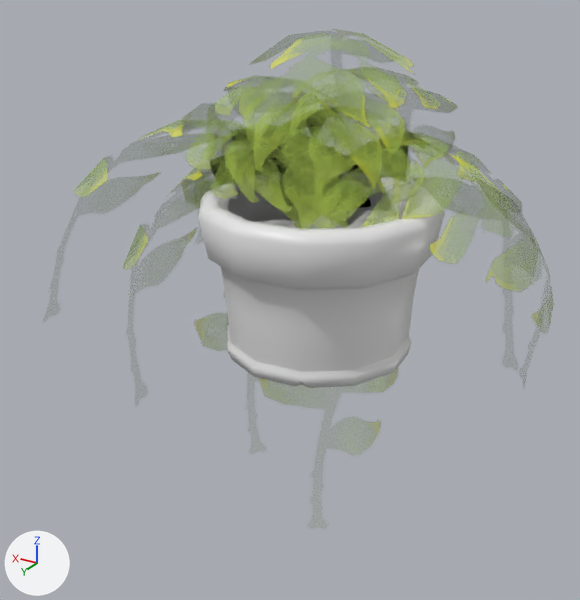
A saved change to the FBX model Assets/Models/Environment/Plants/newPlants/PlantSmall_01.fbx.
The view is the same before and after, from a 50 mm camera at (-3.39, 6.17, 3.46) aimed at (0.98, -1.11, -0.18). Lighting does not change. The marker at lower left points along +X, +Y and +Z. The picture after the commit comes second. Where no turn or scale is listed for an object, it has been applied to the vertices.

Before the edit, the objects in view are built like this:
```python
me_cylinder_120 = bpy.data.meshes.new('Cylinder.120')
me_cylinder_120.from_pydata(...)  # 384 vertices, 760 faces; spans x -1.1..1.1, y -1.1..1.1, z -0.03..1.45
# faces by material slot: [10, 216, 106, 428]
me_cylinder_120.materials.append(mat_gradient)  # picture img_gradient_texture_palette_01_png
me_cylinder_120.materials.append(mat_skincolor)  # white #e7e7e7
me_cylinder_120.materials.append(mat_yellow)  # white #e7e7e7
me_cylinder_120.materials.append(mat_m_edgeline)  # white #e7e7e7
me_plane_092 = bpy.data.meshes.new('Plane.092')
me_plane_092.from_pydata(...)  # 485 vertices, 688 faces; spans x -2.0..3.27, y -3.63..1.24, z -4.62..1.82
me_plane_092.materials.append(mat_m_plants_01)
ob_plane_142 = bpy.data.objects.new('Plane.142', me_plane_092)
ob_plane_142.location = (0.07, 0.02, 0.99)
ob_pot_004 = bpy.data.objects.new('Pot.004', me_cylinder_120)
ob_pot_004.location = (0.0, 0.0, 0.0)
```
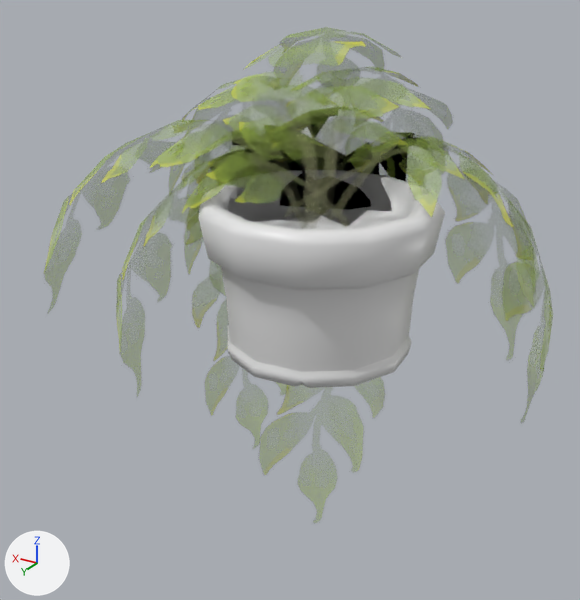
The newer file is also turned or shifted as a whole; pictures and numbers use the older file's frame.

Boxes (x1, y1, x2, y2) around the edits, measured in the pictures (580 x 600 px; the box of a moved part takes in the faces that stretch with it):
```json
{"object": "Plane.142", "change": "reshaped, surface changed", "before": [84, 38, 539, 436], "after": [44, 39, 552, 519]}
{"part": 1, "of": "me_plane_092", "change": "moved or reshaped", "before": [294, 149, 539, 325], "after": [394, 140, 552, 419]}
{"part": 2, "of": "me_plane_092", "change": "surface changed", "before": [84, 38, 539, 436], "after": [44, 39, 552, 519]}
```

Edits to the scene script, one JSON object a line:
```json
{"block": "me_plane_092", "where": "# used by ob_plane_142; location = (0.07, 0.02, 0.99)"}
{"op": "remove", "block": "me_plane_092", "code": "me_plane_092.from_pydata(...)  # 485 vertices, 688 faces; spans x -2.0..3.27, y -3.63..1.24, z -4.62..1.82"}
{"op": "add", "block": "me_plane_092", "code": "me_plane_092.from_pydata(...)  # 485 vertices, 688 faces; spans x -2.03..3.27, y -3.63..1.24, z -4.62..1.82"}
{"block": "me_plane_092", "change": "me_plane_092 part 1: the loose piece of 45 vertices spanning x -1.98..0.83, y -2.61..0.68, z -2.51..0.92 is multiplied about its middle by the matrix ((0.996, 0.07, 0.049), (-0.053, 0.958, -0.282), (-0.066, 0.279, 0.958)), then moved by (-0.05, 0.17, -0.06)"}
{"block": "me_plane_092", "change": "me_plane_092 part 2: texture (UV) coordinates of 688 of 688 faces, centred in x -1.92..3.15, y -3.48..1.05, z -4.36..1.76, changed; they spanned u 0.07..0.29, v 0.01..0.63 and now span u 0.07..0.29, v 0.01..0.63"}
```
